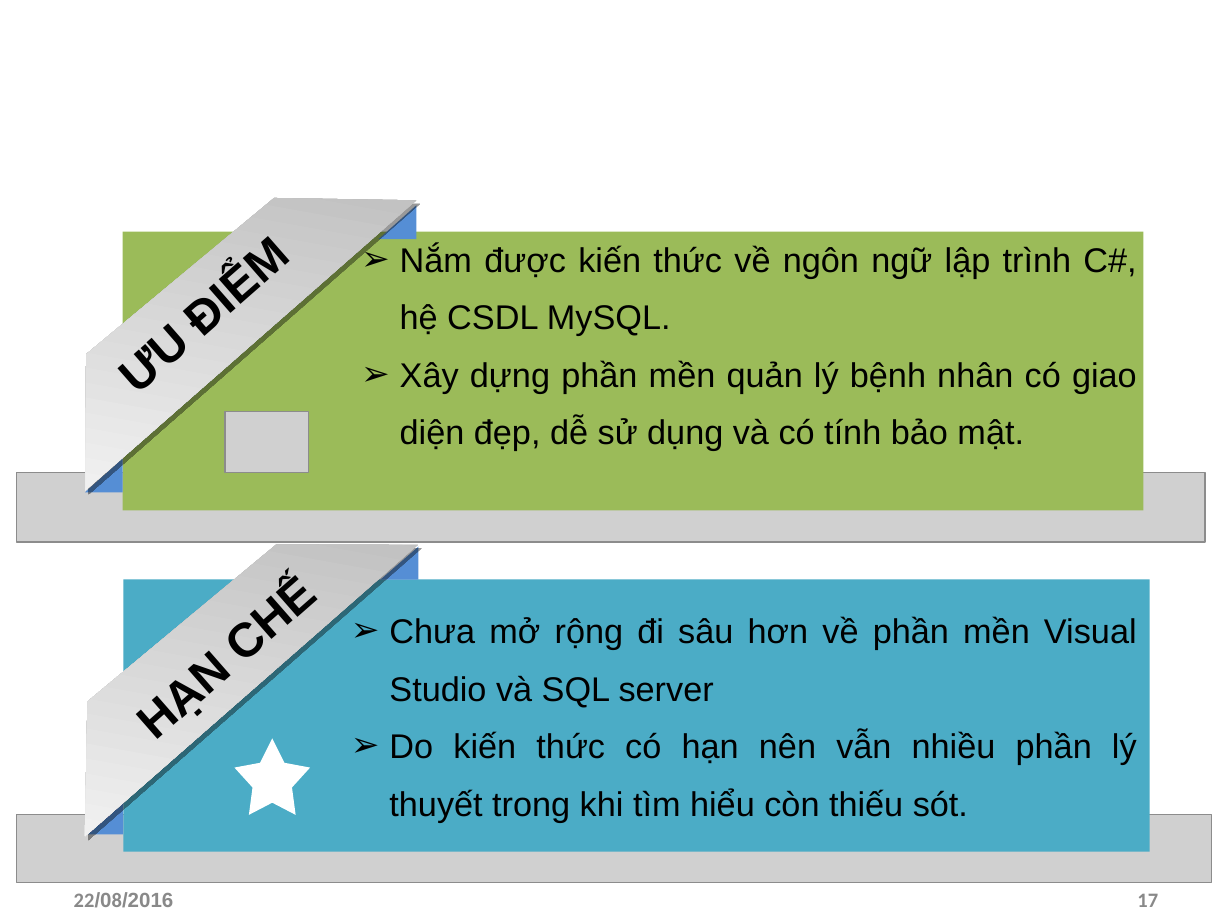
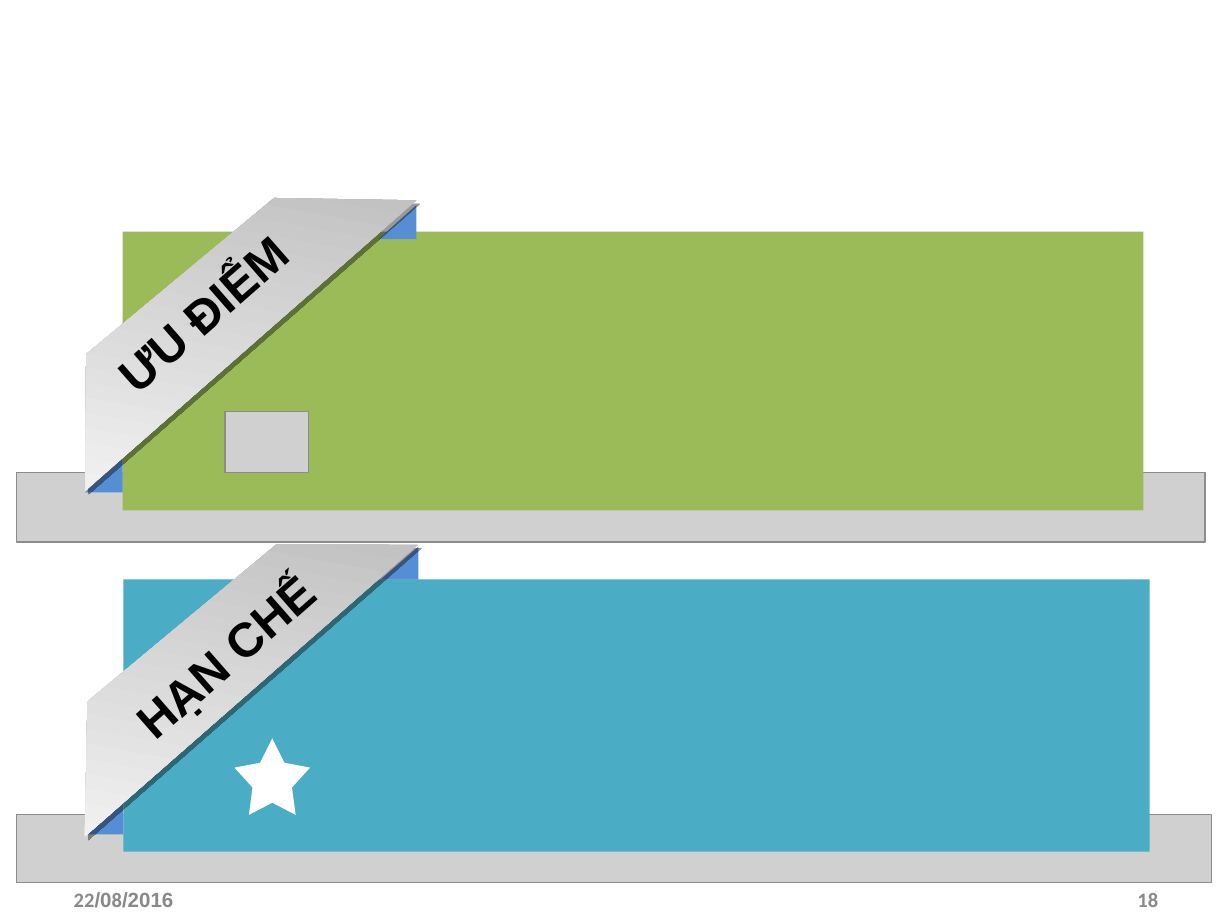
Before and after one commit to hoanhdo/ThanhDongUniversity, a slide deck: slide 18 of Bao cao/FacebookAPI-TranThiNhung-3C_CNTT.ppt (slide 17 before the commit). Drawn at 1232x924 pixels with LibreOffice and Linux fonts; fonts in the diff are those of the drawing; grey boxes stand for pictures; background and template pictures are left out. Boxes give left, top, right and bottom in pixels: in the first picture for what was removed or moved away, otherwise in the second. Text is boxed around its words. In the diff, an @@ line names an element or a change of style, - is before the commit and + after.

```diff
--- a/Bao cao/FacebookAPI-TranThiNhung-3C_CNTT.ppt
+++ b/Bao cao/FacebookAPI-TranThiNhung-3C_CNTT.ppt
@@ text removed at box(400, 245, 1137, 451) @@
-➢ Nắm được kiến thức về ngôn ngữ lập trình C#, hệ CSDL MySQL.
-➢ Xây dựng phần mền quản lý bệnh nhân có giao diện đẹp, dễ sử dụng và có tính bảo mật.
@@ text removed at box(389, 616, 1137, 822) @@
-➢ Chưa mở rộng đi sâu hơn về phần mền Visual Studio và SQL server
-➢ Do kiến thức có hạn nên vẫn nhiều phần lý thuyết trong khi tìm hiểu còn thiếu sót.
@@ page number at box(1137, 893, 1158, 907): text changed @@
-17
+18
```
Also in this commit, not shown: 3 other slides changed, 3 slides added, 2 slides removed, 4 other files.
